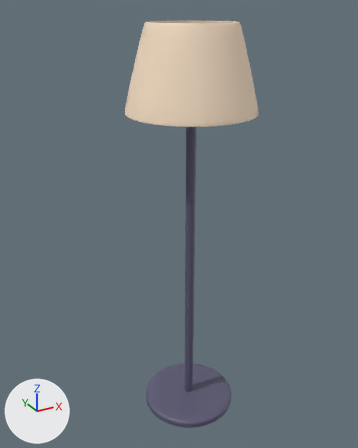
The Blender file GMTK2025/Content/Assets/BlenderASSets/Lamp/Lamp.blend, before and after one commit.
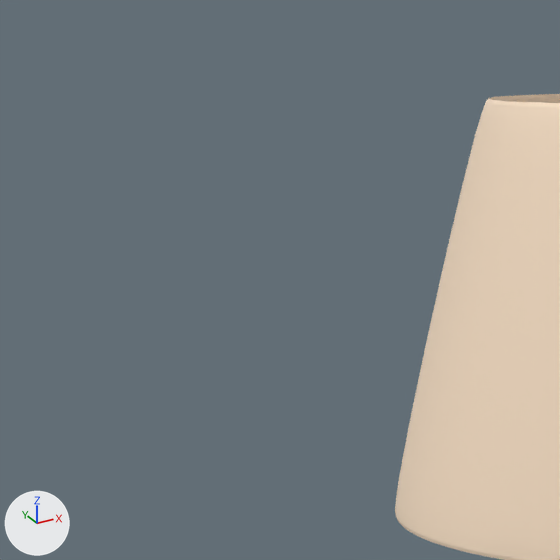
Each version appears first whole from a 50 mm lens placed at (-4.56, -7.83, 8.26), pointed at (0.06, 0.57, 4.06), and next in a close-up on the part from 11% to 45% of the width and 0% to 28% of the height. The lights are fixed; the arrows at lower left show +X, +Y and +Z. The close-ups show mesh edges as thin lines.
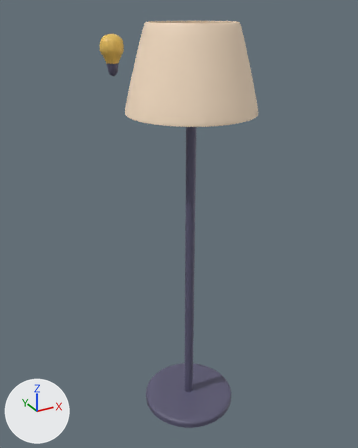
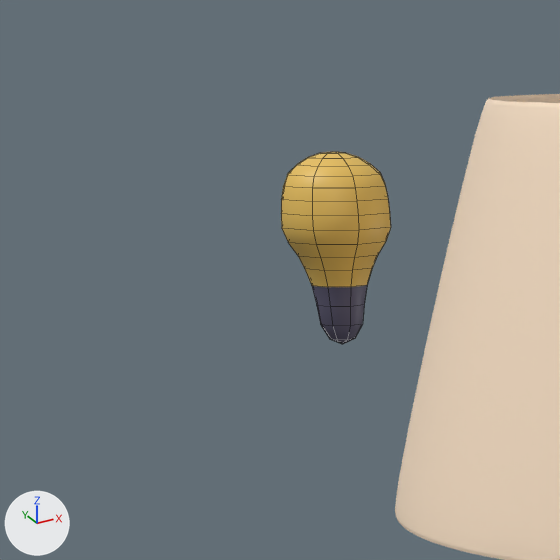
Changed parts and their boxes [x1, y1, x2, y2] in the close-ups (560 x 560 px):
```json
{"object": "Bulb", "change": "added", "after": [281, 152, 391, 344], "faces in mat_material (yellow #e7bf5c)": [281, 152, 391, 287], "faces in mat_material_001 (dark blue #5a5872)": [312, 285, 367, 344]}
```

Scene script edits in JSON lines:
```json
{"op": "add", "block": "me_cylinder_002", "code": ["me_cylinder_002 = bpy.data.meshes.new('Cylinder.002')", "me_cylinder_002.from_pydata(...)  # 122 vertices, 128 faces; spans x -0.917..-0.402, y 1.806..2.32, z 0.028..0.842", "me_cylinder_002.polygons.foreach_set('use_smooth', [True] * 128)", "# faces by material slot: [32, 96]", "me_cylinder_002.materials.append(mat_material_001)  # dark blue #5a5872", "me_cylinder_002.materials.append(mat_material)  # yellow #e7bf5c"]}
{"op": "add", "block": "ob_bulb", "code": ["ob_bulb = bpy.data.objects.new('Bulb', me_cylinder_002)", "ob_bulb.location = (0.0, 0.0, 6.921)"]}
```
